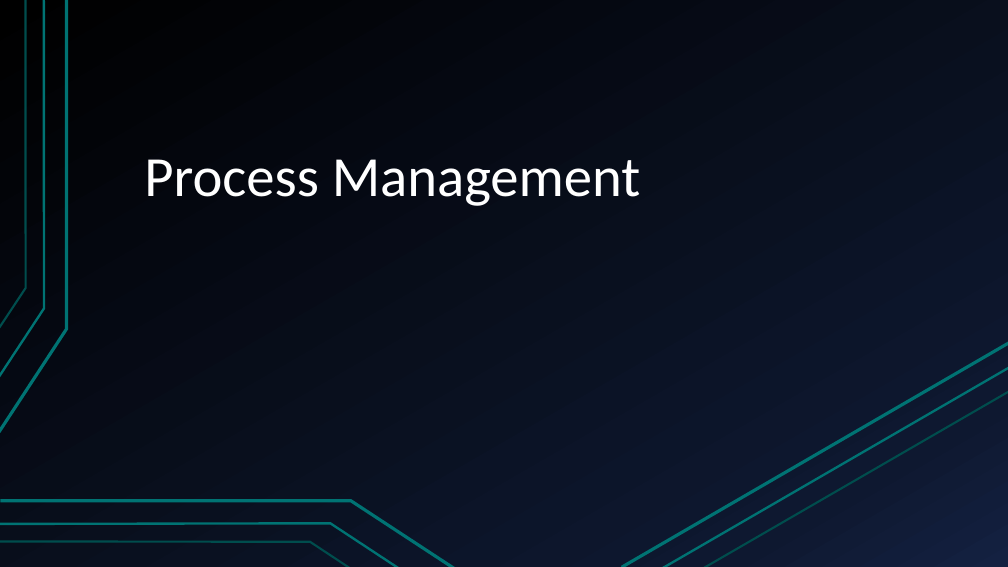
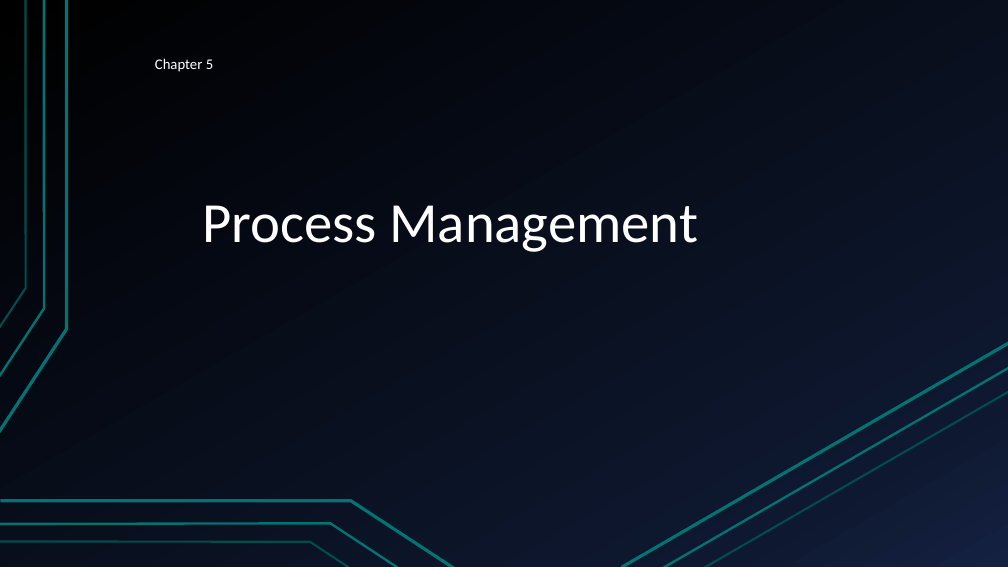
Before and after one commit to psuuc-jbgarcia/Object-Oriented-Programming-Lesson, a slide deck: slide 1 of Platform Technologies/Pre finals/Week 5/Lecture/Chapter_5Process Management.pptx. Drawn at 1008x567 pixels with LibreOffice and Linux fonts; fonts in the diff are those of the drawing. Boxes give left, top, right and bottom in pixels: in the first picture for what was removed or moved away, otherwise in the second. Text is boxed around its words. In the diff, an @@ line names an element or a change of style, - is before the commit and + after.

```diff
--- a/Platform Technologies/Pre finals/Week 5/Lecture/Chapter_5Process Management.pptx
+++ b/Platform Technologies/Pre finals/Week 5/Lecture/Chapter_5Process Management.pptx
@@ text added at (155,58,213,72), 14 pt, text #FFFFFF @@
+Chapter 5
@@ title "Process Management": place and size @@
-title "Process Management" at (144,159,641,206)
+title "Process Management" at (202,205,698,252)
```
Also in this commit, not shown: 4 other files.
